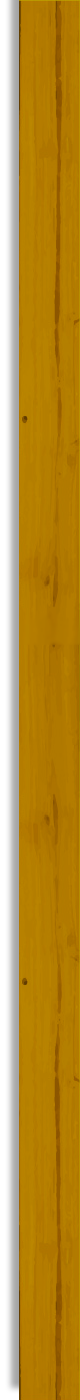
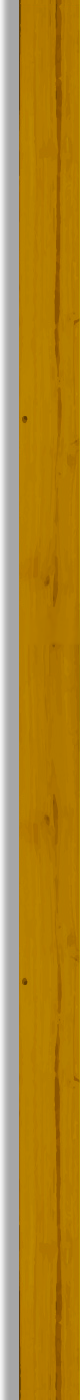
Layers edited between the first and the second w=80, h=1400 image:
added layer "continuous" above "Calque 1" over box(0, 0, 80, 1400)
hid "Calque 1" over box(19, 0, 80, 1400)
showed "Calque 2" over box(0, 0, 80, 1400)
